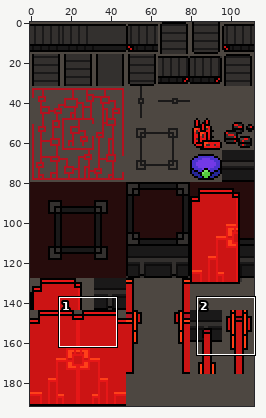
A sprite sheet gets an edit: res/textures/level 2 tiles.png. Above, an overview of the earlier version with the close-up marked.
Close-up. Before the commit:
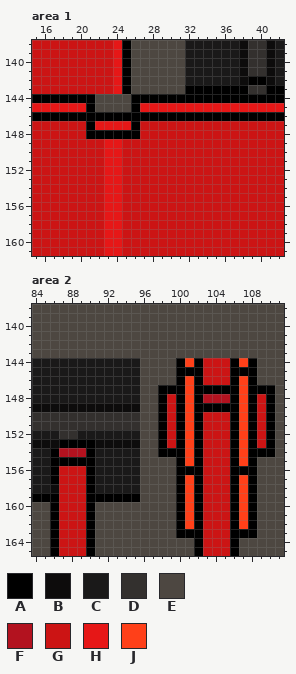
The file is 112x192 pixels. Shown: area 1: x 15..42, y 138..161; area 2: x 84..111, y 138..165.
Palette (. is transparent): A #000000  B #0d0c0c  C #1a1919  D #33302e  E #4d4741  F #b3121f  G #cc1414  H #e61717  J #ff4019
Pixels before, area 1, first column x 15:
138 GGGGGGGGGHAEEEEEECCCCCCBDDBC
139 GGGGGGGGGHAEEEEEECCCCCCBDDBC
140 GGGGGGGGGHAEEEEEECCCCCCBDDBC
141 GGGGGGGGGHAEEEEEECCCCCCBDDBC
142 GGGGGGGGGHAEEEEEECCCCCCBAABC
143 GGGGGGGGGHAEEEEEEAAAAAAADDAA
144 AAAAAAAEEEEAAAAAAAAAAAAAAAAA
145 HHHHHHAEEEEAHHHHHHHHHHHHHHHH
146 AAAAAAAAAAAAAAAAAAAAAAAAAAAA
147 GGGGGGAHHHHAGGGGGGGGGGGGGGGG
148 GGGGGGAAAAAAGGGGGGGGGGGGGGGG
149 GGGGGGGGHHGGGGGGGGGGGGGGGGGG
150 GGGGGGGGHHGGGGGGGGGGGGGGGGGG
151 GGGGGGGGHHGGGGGGGGGGGGGGGGGG
152 GGGGGGGGHHGGGGGGGGGGGGGGGGGG
153 GGGGGGGGHHGGGGGGGGGGGGGGGGGG
154 GGGGGGGGHHGGGGGGGGGGGGGGGGGG
155 GGGGGGGGHHGGGGGGGGGGGGGGGGGG
156 GGGGGGGGHHGGGGGGGGGGGGGGGGGG
157 GGGGGGGGHHGGGGGGGGGGGGGGGGGG
158 GGGGGGGGHHGGGGGGGGGGGGGGGGGG
159 GGGGGGGGHHGGGGGGGGGGGGGGGGGG
160 GGGGGGGGHHGGGGGGGGGGGGGGGGGG
161 GGGGGGGGHHGGGGGGGGGGGGGGGGGG
Pixels before, area 2, first column x 84:
138 EEEEEEEEEEEEEEEEEEEEEEEEEEEE
139 EEEEEEEEEEEEEEEEEEEEEEEEEEEE
140 EEEEEEEEEEEEEEEEEEEEEEEEEEEE
141 EEEEEEEEEEEEEEEEEEEEEEEEEEEE
142 EEEEEEEEEEEEEEEEEEEEEEEEEEEE
143 EEEEEEEEEEEEEEEEEEEEEEEEEEEE
144 CCCCCCCCCCCCEEEEAJAGGGAJAEEE
145 CCCCCCCCCCCCEEEEAAAGGGAAAEEE
146 CCCCCCCCCCCCEEEEAJAGGGAJAEEE
147 CCCCCCCCCCCCEEAAAJAAAAAJAAAE
148 CCCCCCCCCCCCEEAGAJAFFFAJAGAE
149 BBBBBBBBBBBBEEAGAJAAAAAJAGAE
150 DDDDDDDDDDDDEEAGAJAGGGAJAGAE
151 DDDDDDDDDDDDEEAGAJAGGGAJAGAE
152 CCCDDCCCCCCCEEAGAJAGGGAJAGAE
153 BBBAAAABBBBBEEAGAJAGGGAJAGAE
154 CCAFFFACCCCCEEAAAJAGGGAJAAAE
155 CCAAAAACCCCCEEEEAJAGGGAJAEEE
156 CCAGGGACCCCCEEEEAAAGGGAAAEEE
157 CCAGGGACCCCCEEEEAJAGGGAJAEEE
158 CCBGGGACCCCCEEEEAJAGGGAJAEEE
159 AAAGGGAAAAAAEEEEAJAGGGAJAEEE
160 EEAGGGAEEEEEEEEEAJAGGGAJAEEE
161 EEAGGGAEEEEEEEEEAJAGGGAJAEEE
162 EEAGGGAEEEEEEEEEAJAGGGAJAEEE
163 EEAGGGAEEEEEEEEEAAAGGGAAAEEE
164 EEAGGGAEEEEEEEEEEEAGGGAEEEEE
165 EEAGGGAEEEEEEEEEEEAGGGAEEEEE
The same view after the edit:
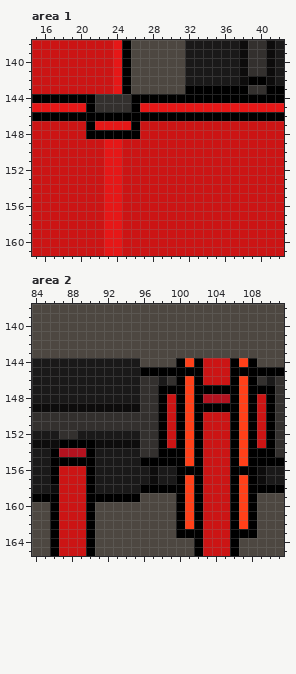
Edits made:
{"where": "area 1"}
{"y":144,"x":22,"old":"EEEE","new":"DDDD"}
{"y":145,"x":22,"old":"EEEE","new":"DDDD"}
{"where": "area 2"}
{"y":145,"x":96,"old":"EEEE","new":"AAAA"}
{"y":145,"x":109,"old":"EEE","new":"AAA"}
{"y":146,"x":96,"old":"EEEE","new":"DDCD"}
{"y":146,"x":109,"old":"EEE","new":"DCD"}
{"y":147,"x":96,"old":"EE","new":"DD"}
{"y":147,"x":111,"old":"E","new":"D"}
{"y":148,"x":96,"old":"EE","new":"DD"}
{"y":148,"x":111,"old":"E","new":"D"}
{"y":149,"x":96,"old":"EE","new":"DD"}
{"y":149,"x":111,"old":"E","new":"D"}
{"y":150,"x":96,"old":"EE","new":"DD"}
{"y":150,"x":111,"old":"E","new":"D"}
{"y":151,"x":96,"old":"EE","new":"DD"}
{"y":151,"x":111,"old":"E","new":"D"}
{"y":152,"x":96,"old":"EE","new":"DD"}
{"y":152,"x":111,"old":"E","new":"D"}
{"y":153,"x":96,"old":"EE","new":"DD"}
{"y":153,"x":111,"old":"E","new":"D"}
{"y":154,"x":96,"old":"EE","new":"DD"}
{"y":154,"x":111,"old":"E","new":"D"}
{"y":155,"x":96,"old":"EEEE","new":"AAAA"}
{"y":155,"x":109,"old":"EEE","new":"AAA"}
{"y":156,"x":96,"old":"EEEE","new":"CBCC"}
{"y":156,"x":109,"old":"EEE","new":"BCC"}
{"y":157,"x":96,"old":"EEEE","new":"CBCC"}
{"y":157,"x":109,"old":"EEE","new":"BCC"}
{"y":158,"x":96,"old":"EEEE","new":"AAAA"}
{"y":158,"x":109,"old":"EEE","new":"AAA"}
{"label":"changed","picture_box":[95,94,131,112]}
{"label":"changed","picture_box":[140,367,176,493]}
{"label":"changed","picture_box":[257,367,284,493]}
